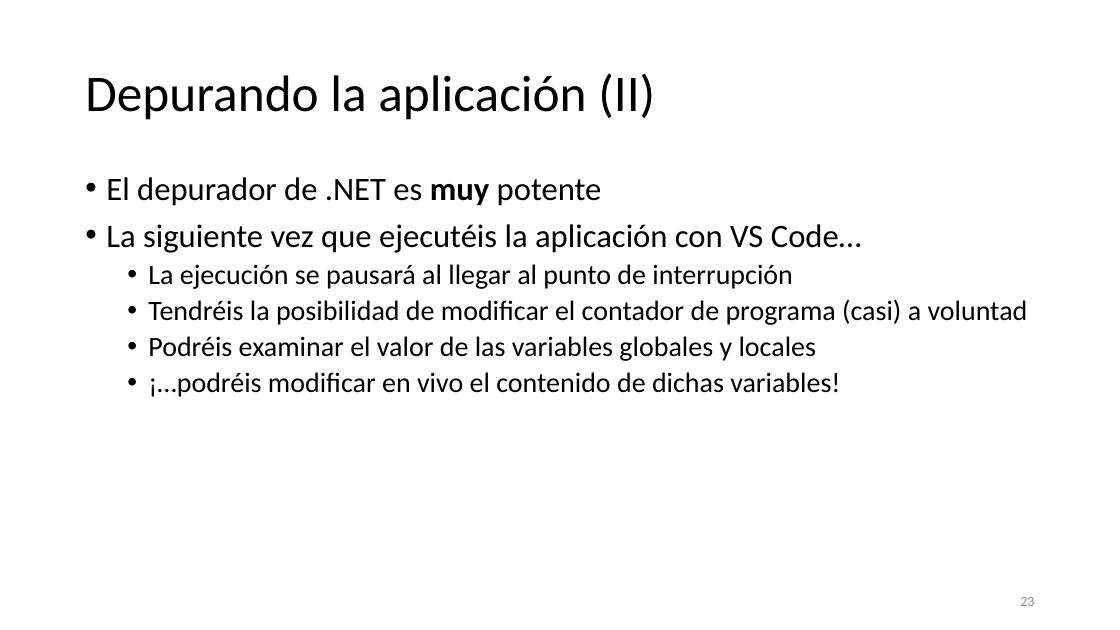
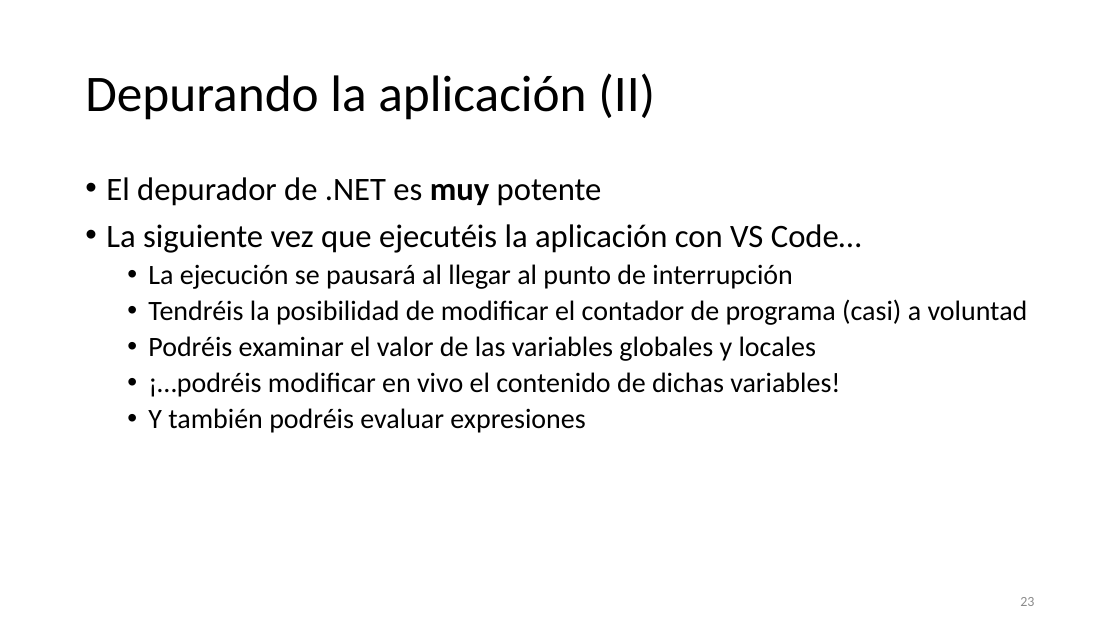
Before and after one commit to SergioLuis/hour-of-code-uva-2021, a slide deck: slide 23 of slides.pptx. Drawn at 1120x630 pixels with LibreOffice and Linux fonts; fonts in the diff are those of the drawing. Boxes give left, top, right and bottom in pixels: in the first picture for what was removed or moved away, otherwise in the second. Text is boxed around its words. In the diff, an @@ line names an element or a change of style, - is before the commit and + after.

```diff
--- a/slides.pptx
+++ b/slides.pptx
@@ text at (x1=148, y1=408, x2=585, y2=433): paragraph added @@
+  • Y también podréis evaluar expresiones
```
Also in this commit, not shown: 1 other slide changed, 1 other file.
